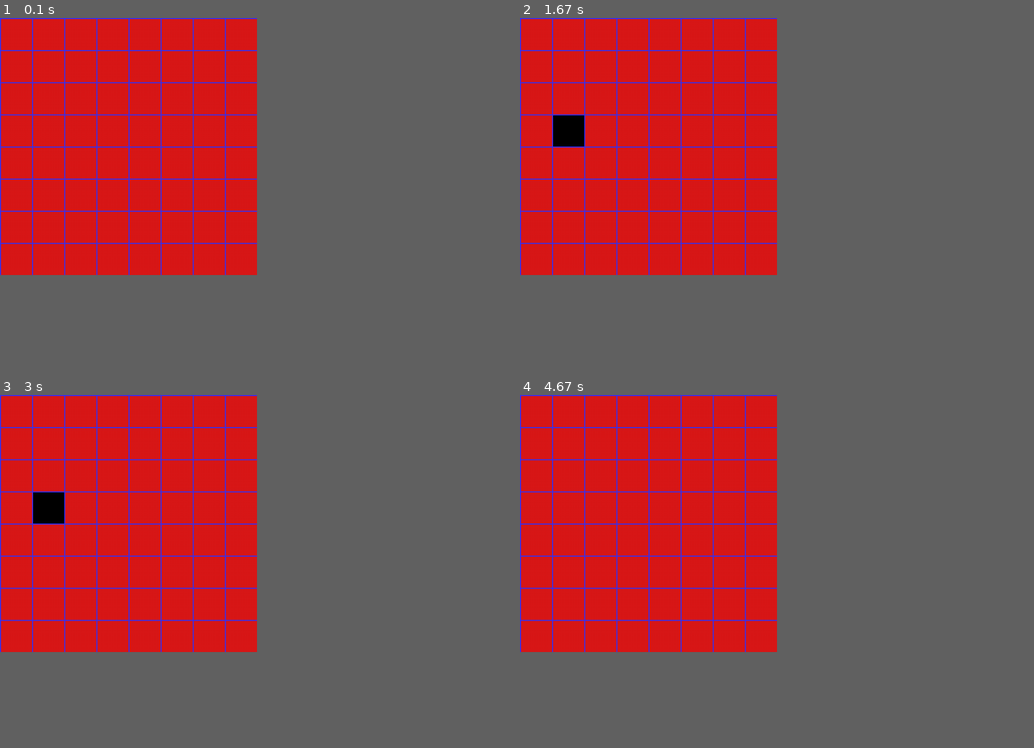
Above: before the commit, frames 1-4 (two rows, left to right).
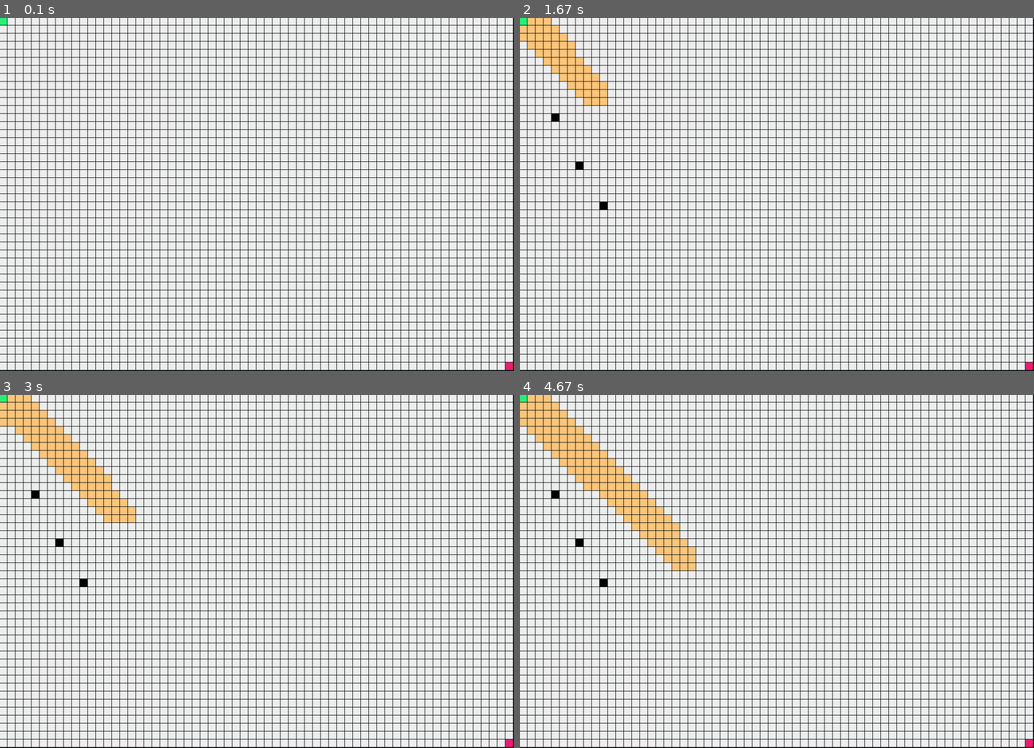
Above: after the commit, the same moments.

Repository: Gers2017/astar_algorithm_pygame
Game: pygame game, started from main.py
Two runs of this game, one before a commit and one after it. Both use one fixed random seed, a clock stepped at 60 frames per second and the inputs below.
Inputs (mouse positions are in pixels of both pictures, inside the frame that each line leads up to):
- Up to frame 1 (0.1 s): no input
- Up to frame 2 (1.67 s): press the mouse at (550, 120) at 0.37 s; move the mouse to (576, 162) at 0.47 s; release the mouse at (602, 205) at 0.6 s; tap Space at 0.67 s; press the mouse at (550, 120) at 1.03 s; move the mouse to (555, 173) at 1.13 s; release the mouse at (561, 226) at 1.27 s; press the mouse at (550, 120) at 1.4 s; move the mouse to (612, 99) at 1.5 s; release the mouse at (674, 81) at 1.63 s
- Up to frame 3 (3 s): press the mouse at (30, 497) at 1.77 s; move the mouse to (66, 465) at 1.87 s; move the mouse to (107, 430) at 1.97 s; release the mouse at (107, 430) at 2 s; press the mouse at (30, 497) at 2.1 s; move the mouse to (41, 483) at 2.2 s; move the mouse to (51, 472) at 2.3 s; release the mouse at (51, 472) at 2.33 s; press the mouse at (30, 497) at 2.43 s; move the mouse to (51, 504) at 2.53 s; move the mouse to (71, 507) at 2.63 s; release the mouse at (71, 507) at 2.67 s; press the mouse at (30, 497) at 2.77 s; move the mouse to (66, 525) at 2.87 s; move the mouse to (97, 550) at 2.97 s
- Up to frame 4 (4.67 s): release the mouse at (617, 550) at 3 s; press the mouse at (550, 497) at 3.1 s; move the mouse to (566, 550) at 3.2 s; move the mouse to (581, 606) at 3.3 s; release the mouse at (581, 606) at 3.33 s; press the mouse at (550, 497) at 3.43 s; move the mouse to (576, 462) at 3.53 s; move the mouse to (597, 426) at 3.63 s; release the mouse at (597, 426) at 3.67 s; press the mouse at (550, 497) at 3.77 s; move the mouse to (633, 525) at 3.87 s; move the mouse to (715, 550) at 3.97 s; release the mouse at (715, 550) at 4 s; press the mouse at (550, 497) at 4.1 s; move the mouse to (581, 546) at 4.2 s; move the mouse to (607, 596) at 4.3 s; release the mouse at (607, 596) at 4.33 s; press the mouse at (550, 497) at 4.43 s; move the mouse to (617, 529) at 4.53 s; move the mouse to (684, 560) at 4.63 s
In our replay, the window is 450x450 before the commit and 900x618 after it. These sizes can differ from the game's own. Grey fills any space a smaller window leaves; there, only what the larger window draws over its background counts as a difference.

The runs differ from the first frame. In frame 1, 51% of the frame differs, in the area x 0-100%, y 0-100%; in frame 2, 51%; in frame 3, 51%; in frame 4, 51%.

Commit message:
Merge Node with Slot

Diff:
--- a/astar.py
+++ b/astar.py
@@ -1,14 +1,29 @@
 from math import sqrt
 from queue import PriorityQueue
 from typing import List, Tuple
+import pygame as pg
+
+ColorTuple = Tuple[int, int, int]
+
+RED = (240, 30, 116)
+GREEN = (43, 240, 120)
+BLUE = (30, 70, 240)
+WHITE = (240, 240, 240)
+BLACK = (0, 0, 0)
+ORANGE = (253, 200, 125)
+PURPLE = (140, 25, 230)
 
 
 class Node:
-    def __init__(self, x: int, y: int) -> None:
+    def __init__(self, x: int, y: int, width: int, height: int, SCREEN: pg.Surface) -> None:
         self.x, self.y = x, y
         self.G = self.H = float("inf")
         self.parent = None
         self.is_block = False
+        # pygame
+        self.SCREEN = SCREEN
+        self.rect = pg.Rect(x - 1, y - 1, width - 1, height - 1)
+        self.color = WHITE
 
     # distance cost from start_node
     def set_G(self, g: int):
@@ -27,8 +42,22 @@
     def to_tuple(self) -> Tuple[int, int]:
         return (self.x, self.y)
 
-    def set_is_block(self, b: bool):
-        self.is_block = b
+    def set_is_block(self, is_block: bool):
+        self.is_block = is_block
+        self.tick(BLACK if is_block else WHITE)
+
+    def tick(self, color: ColorTuple):
+        self.set_color(color)
+        pg.draw.rect(self.SCREEN, self.color, self.rect)
+        pg.display.update()
+
+    def set_color(self, color):
+        self.color = color
+
+    def reset(self):
+        self.G = self.H = float("inf")
+        self.parent = None
+        self.set_color(WHITE)
 
     def __str__(self) -> str:
         return "{X, X}" if self.is_block else f"({self.x}, {self.y})"
@@ -50,30 +79,31 @@
 
 
 class Graph:
-    def __init__(self, width: int, height: int, cell_count: int) -> None:
-        self.width, self.height, self.cell_count = width, height, cell_count
-        cell_size = width // cell_count
+    def __init__(self, width: int, height: int, cell_size: int, SCREEN: pg.Surface) -> None:
+        self.width, self.height, self.cell_size = width, height, cell_size
         self.cell_size = cell_size
-
-        grid = [[Node(x, y) for x in range(0, width, cell_size)]
+        self.rows_count = height // cell_size
+        self.cols_count = width // cell_size
+
+        grid = [[Node(x, y, cell_size, cell_size, SCREEN) for x in range(0, width, cell_size)]
                 for y in range(0, height, cell_size)]
         self.grid = grid
 
     def get_node(self, x: int, y: int) -> Node:
-        if not self.in_col_range(x) or not self.in_row_range(y):
+        if not self.in_cols_range(x) or not self.in_rows_range(y):
             print(
                 f"Index out of range: ({x}, {y}) not in ([0..{self.width - 1}], [0..{self.height - 1}])")
-
         return self.grid[y][x]
 
-    def in_col_range(self, value: int) -> bool:
-        return 0 <= value <= self.width - 1
-
-    def in_row_range(self, value: int) -> bool:
-        return 0 <= value <= self.height - 1
+    def in_cols_range(self, x: int) -> bool:
+        return 0 <= x <= self.cols_count - 1
+
+    def in_rows_range(self, y: int) -> bool:
+        return 0 <= y <= self.rows_count - 1
 
     def get_neighbors(self, node: Node) -> List[Node]:
         x, y = node.to_tuple()
+        x, y = x // self.cell_size, y // self.cell_size
         dirs: List[Tuple[int, int]] = [
             (-1, -1), (0, -1), (1, -1),
             (-1, 0), (1, 0),
@@ -83,13 +113,16 @@
         neighbor_list = []
 
         for dir in dirs:
-            dx, dy = dir[0] * self.cell_size, dir[1] * self.cell_size
+            dx, dy = dir
             next_x, next_y = x + dx, y + dy
-
-            if not self.in_col_range(next_x) or not self.in_row_range(next_y):
+            if not self.in_cols_range(next_x) or not self.in_rows_range(next_y):
                 continue
 
             neighbor = self.grid[next_y][next_x]
+
+            if neighbor.is_block:
+                continue
+
             neighbor_list.append(neighbor)
 
         return neighbor_list
@@ -102,7 +135,7 @@
 
 def a_star(start_node: Node, goal_node: Node, graph: Graph) -> List[Node]:
     closed_nodes: List[Node] = []
-    open_nodes: List[Node] = []
+    visited_nodes: List[Node] = []
 
     start_node.G = 0
     start_node.H = 0
@@ -112,7 +145,6 @@
 
     while not pq.empty():
         current: Node = pq.get()[1]
-        open_nodes.remove(current)
         closed_nodes.append(current)
 
         if current == goal_node:
@@ -127,33 +159,34 @@
             return path
 
         for neighbor in graph.get_neighbors(current):
-            if neighbor in closed_nodes or neighbor.is_block:
+            if neighbor in closed_nodes:
                 continue
 
-            # could use weights here
+            neighbor.tick(ORANGE)
+
+            # possible use of node weights
             new_cost = current.G + get_distance(current, neighbor)
-
-            if new_cost < neighbor.G:
+            unvisited = neighbor not in visited_nodes
+
+            if new_cost < neighbor.G or unvisited:
                 neighbor.set_G(new_cost)
                 neighbor.set_parent(current)
-                # print(f"{current} -> {neighbor}")
-
-            neighbor.set_H(get_distance(neighbor, goal_node))
-            pq.put((neighbor.F(), neighbor))
-            open_nodes.append(neighbor)
-            # print(f"adding {neighbor.F()} {neighbor} to pq\n")
-
+                # print(f"{current} -> {neighbor} G cost={neighbor.G}")
+
+                if unvisited:
+                    neighbor.set_H(get_distance(neighbor, goal_node))
+                    pq.put((neighbor.F(), neighbor))
+                    visited_nodes.append(neighbor)
     return []
 
 
 def main():
     if __name__ != "__main__":
         return
-    graph = Graph(8, 8, 8)
-    print(f"cells: {graph.cell_count}, size: {graph.cell_size}")
-    start = graph.get_node(0, 0)
-    goal = graph.get_node(6, 7)
-    graph.grid[1][1].set_is_block(True)
+    graph = Graph(8, 8, 1)
+    start = graph.get_node(7, 7)
+    goal = graph.get_node(0, 0)
+    graph.grid[1][2].set_is_block(True)
     graph.grid[2][1].set_is_block(True)
     graph.grid[2][2].set_is_block(True)
     graph.print_graph()
--- a/game_structs.py
+++ b/game_structs.py
@@ -1,6 +1,6 @@
 from typing import Tuple
 import pygame as pg
-from astar import Graph
+from astar import Graph, Node, a_star
 
 ColorTuple = Tuple[int, int, int]
 
@@ -8,46 +8,105 @@
 RED = (217, 25, 25)
 GREEN = (25, 217, 25)
 BLUE = (90, 25, 217)
+WHITE = (255, 255, 255)
 BLACK = (0, 0, 0)
+PURPLE = (190, 20, 237)
 
 
 class Slot:
     rect: pg.Rect
+    color: ColorTuple
 
-    def __init__(self, x: int, y: int, width: int, height: int, color=(255, 255, 255)) -> None:
+    def __init__(self, x: int, y: int, width: int, height: int, color=WHITE) -> None:
         self.rect = pg.Rect(x, y, width, height)
         self.color = color
 
     def set_color(self, color):
         self.color = color
 
+    def clear(self):
+        self.set_color(WHITE)
+
 
 class Grid:
     width: int
     height: int
     cell_size: int
+    rows_count: int
+    cols_count: int
 
-    def __init__(self, width, height, cell_count) -> None:
-        self.width, self.height, self.cell_count = width, height, cell_count
-        cell_size = width // cell_count
+    def __init__(self, width, height, cell_size) -> None:
+        self.width, self.height, self.cell_count = width, height, cell_size
+        self.rows_count = height // cell_size
+        self.cols_count = width // cell_size
         self.cell_size = cell_size
+        # make grid of slots
+        self.slots = [[Slot(x, y, cell_size, cell_size) for x in range(
+            0, width, cell_size)] for y in range(0, height, cell_size)]
+        # make grid of nodes (graph)
+        self.graph = Graph(width, height, cell_size)
+        self.start = None
+        self.goal = None
 
-        # make grid of slots
-        self.slots = [
-            [Slot(x, y, cell_size, cell_size, RED) for x in range(0, width, cell_size)] for y in range(0, height, cell_size)
-        ]
+    def get_slot(self, x, y) -> Slot:
+        return self.slots[y][x]
 
-        # make grid of nodes (graph)
-        self.graph = Graph(width, height, cell_count)
-
-    def world_to_grid_cords(self, wx, wy) -> Tuple[int, int]:
-        gx, gy = (wx//self.cell_size, wy//self.cell_size)
-        return gx, gy
+    def wcords_2_gcords(self, wx: int, wy: int) -> Tuple[int, int]:
+        return (wx//self.cell_size, wy//self.cell_size)
 
     def toggle_block(self, gx: int, gy: int):
-        node, slot = self.graph.grid[gy][gx], self.slots[gy][gx]
+        node, slot = self.graph.get_node(gx, gy), self.get_slot(gx, gy)
         node.set_is_block(not node.is_block)
-        slot.set_color(BLACK if node.is_block else RED)
+        slot.set_color(BLACK if node.is_block else WHITE)
+
+    def set_block(self, gx: int, gy: int):
+        self.graph.get_node(gx, gy).set_is_block(True)
+        self.get_slot(gx, gy).set_color(BLACK)
+
+    def set_not_block(self, gx: int, gy: int):
+        self.graph.get_node(gx, gy).set_is_block(False)
+        self.get_slot(gx, gy).set_color(WHITE)
+
+    def node_to_slot(self, node: Node) -> "Slot":
+        gx, gy = self.wcords_2_gcords(node.x, node.y)
+        return self.get_slot(gx, gy)
+
+    def set_start(self, gx: int, gy: int):
+        node = self.graph.get_node(gx, gy)
+        if node.is_block or node == self.goal:
+            return
+
+        if self.start != None:
+            self.node_to_slot(self.start).clear()
+
+        self.start = node
+        self.node_to_slot(node).set_color(GREEN)
+
+    def set_goal(self, gx: int, gy: int):
+        node = self.graph.get_node(gx, gy)
+        if node.is_block or node == self.start:
+            return
+
+        if self.goal != None:
+            self.node_to_slot(self.goal).clear()
+
+        self.goal = node
+        self.node_to_slot(node).set_color(RED)
+
+    def clear(self):
+        for row in self.graph.grid:
+            for node in row:
+                if node.is_block or node == self.start or node == self.goal:
+                    continue
+                self.node_to_slot(node).clear()
+
+    def calculate_path(self):
+        path = a_star(self.start, self.goal, self.graph)
+
+        for n in path[1:-1]:
+            self.node_to_slot(n).set_color(PURPLE)
+
+        return len(path) > 0
 
 
 # functions
--- a/main.py
+++ b/main.py
@@ -1,46 +1,63 @@
+from typing import Tuple
 import pygame as pg
 from pygame.locals import *
-from game_structs import Grid, move_rect, draw_rect
+from astar import PURPLE, GREEN, RED, Graph, Node, a_star
 
-
-width, height = 512, 512
+width, height = 1024, 704
 size = (width, height)
-cell_count = 8
-cell_size = width // cell_count
-
+cell_size = 16
+SCREEN = pg.display.set_mode(size)
+graph = Graph(width, height, cell_size, SCREEN)
 running = True
-screen = pg.display.set_mode(size)
 pg.display.set_caption("pygame baby")
 clock = pg.time.Clock()
 
-GRID = Grid(width, height, cell_count)
+start_node = graph.get_node(0, 0)
+start_node.set_color(GREEN)
+goal_node = graph.get_node(graph.cols_count - 1, graph.rows_count - 1)
+goal_node.set_color(RED)
+
+
+def draw_rect(color, rect):
+    pg.draw.rect(SCREEN, color, rect)
+
+
+def world_to_grid(wx, wy) -> Tuple[int, int]:
+    return (wx // graph.cell_size, wy // graph.cell_size)
 
 
 def draw_grid_lines(width: int, height: int, cell_size: int, color=(50, 50, 250)):
     for y in range(0, height, cell_size):
-        pg.draw.line(screen, color, (0, y), (width, y), 2)
+        pg.draw.line(SCREEN, color, (0, y), (width, y), 2)
     for x in range(0, width, cell_size):
-        pg.draw.line(screen, color, (x, 0), (x, height), 2)
+        pg.draw.line(SCREEN, color, (x, 0), (x, height), 2)
 
 
 def draw_grid():
-    for rows in GRID.slots:
-        for c in rows:
-            draw_rect(c.rect, c.color, screen)
+    for rows in graph.grid:
+        for node in rows:
+            draw_rect(node.color, node.rect)
 
 
-def draw():
-    screen.fill((12, 0, 12))
-    draw_grid()
-    draw_grid_lines(width, height, cell_size)
+def clear_grid():
+    for row in graph.grid:
+        for node in row:
+            if node.is_block or node == start_node or node == goal_node:
+                continue
+            node.reset()
+            draw_rect(node.color, node.rect)
+
     pg.display.update()
 
 
-def get_mouse_pos_on_grid(_global_pos):
-    x, y = _global_pos
-    mx, my = x//cell_size, y//cell_size
-    return mx, my
+def get_mouse_grid_pos():
+    x, y = pg.mouse.get_pos()
+    return world_to_grid(x, y)
 
+
+SCREEN.fill((0, 12, 12))
+draw_grid()
+pg.display.update()
 
 while running:
     clock.tick(60)
@@ -49,23 +66,46 @@
         if event.type == QUIT:
             running = False
 
-        if event.type == MOUSEBUTTONDOWN:
+        left_ms, middle_ms, right_ms = pg.mouse.get_pressed()
+        gx, gy = get_mouse_grid_pos()
 
-            w_mouse_pos = pg.mouse.get_pos()
-            gx, gy = get_mouse_pos_on_grid(w_mouse_pos)
-            print(f"mouse world: {w_mouse_pos}, mouse grid: {gx, gy}")
-            GRID.toggle_block(gx, gy)
-            # move_rect(my_cell.rect, mpos)
+        if left_ms:
+            graph.get_node(gx, gy).set_is_block(True)
+
+        if right_ms:
+            graph.get_node(gx, gy).set_is_block(False)
 
         if event.type == KEYDOWN:
+            if event.key == K_s:
+                gx, gy = get_mouse_grid_pos()
+                node = graph.get_node(gx, gy)
+                if not node.is_block and node != goal_node:
+                    start_node = node
+                draw_rect(node.color, node.rect)
+                pg.display.update()
+
+            if event.key == K_g:
+                gx, gy = get_mouse_grid_pos()
+                node = graph.get_node(gx, gy)
+                if not node.is_block and node != start_node:
+                    goal_node = node
+                draw_rect(RED, node.rect)
+                pg.display.update()
+
             if event.key == K_SPACE:
-                GRID.graph.print_graph()
+                clear_grid()
+                path = a_star(start_node, goal_node, graph)
 
-        draw()
+                for node in path:
+                    node.tick(PURPLE)
 
+                start_node.tick(GREEN)
+                goal_node.tick(RED)
 
 pg.quit()
 
+# draw_grid_lines(width, height, cell_size)
+# pg.display.update()
 # rat_img = pg.image.load("rat.png")
 # rat_img = pg.transform.scale(rat_img, (cell_size, cell_size))
 # screen.blit(rat_img, pos)
